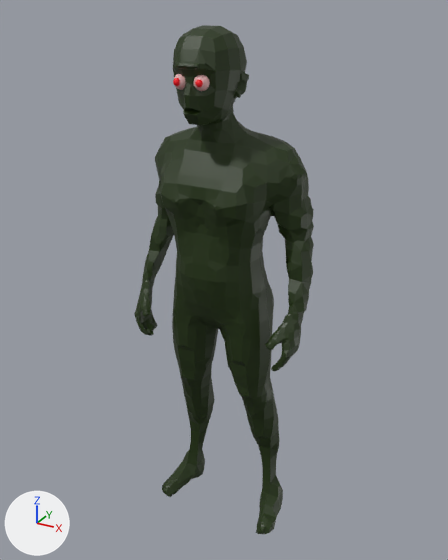
One commit to the FBX model Assets/Imported/Models/zombiee.fbx: the scene before it, then after it.
The view is the same before and after, from a 50 mm lens placed at (3.27, -6.07, 6.33), pointed at (0.01, -0.15, 3.37). The axes (+X, +Y, +Z) are drawn at lower left. The lights are the same throughout. Where no turn or scale is listed for an object, it has been applied to the vertices.
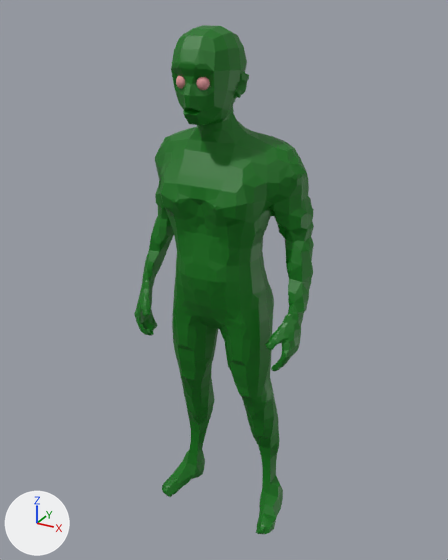
The newer file is also rescaled (x0.222), turned or shifted as a whole; pictures and numbers use the older file's frame.

Pixel boxes [x1, y1, x2, y2] of what changed, in the pictures (448 x 560 px):
part 1 of me_sphere_006, cut back
    before: [173, 49, 230, 111]
    after: [171, 49, 230, 111]
part 2 of me_sphere_006, recoloured
    both: [134, 25, 314, 534]
part 3 of me_sphere_006, recoloured
    before: [175, 75, 209, 90]
    after: [176, 76, 209, 90]

What changed in the scene script:
```text
Add mat_eyes:
    mat_eyes = principled_material('eyes')
    mat_eyes.base_color = (0.772, 0.317, 0.33)  # pink #e4999b
Add mat_greener:
    mat_greener = principled_material('greener')
    mat_greener.base_color = (0.0, 0.165, 0.00346)  # dark green #00710b
Change me_sphere_006:
    used by ob_sphere_002; location = (0.0, -0.41, 4.15)
    remove me_sphere_006.from_pydata(...)  # 6082 vertices, 7188 faces; spans x -1.08..1.09, y -0.46..0.69, z -4.14..2.01
    remove me_sphere_006.materials.append(mat_eye)  # red #ff0018
    add me_sphere_006.from_pydata(...)  # 5108 vertices, 6155 faces; spans x -1.08..1.09, y -0.46..0.69, z -4.14..2.01
    me_sphere_006 part 1: 472 vertices moved from x -0.24..0.24, y -0.44..-0.28, z 1.44..1.7 to x -0.24..0.24, y -0.43..-0.27, z 1.45..1.69; 1380 vertices removed from x -0.19..0.19, y -0.46..-0.29, z 1.44..1.67; 406 vertices added at x -0.18..0.18, y -0.4..-0.27, z 1.45..1.58
    me_sphere_006 part 2: 5120 faces spanning x -1.08..1.09, y -0.46..0.69, z -4.14..2.01 switch from mat_green (dark green #1d3000) to mat_greener (dark green #00710b)
    me_sphere_006 part 3: 265 faces spanning x -0.18..0.18, y -0.4..-0.27, z 1.45..1.58 switch from mat_redish (pink #e7b2b2) to mat_eyes (pink #e4999b)
```
